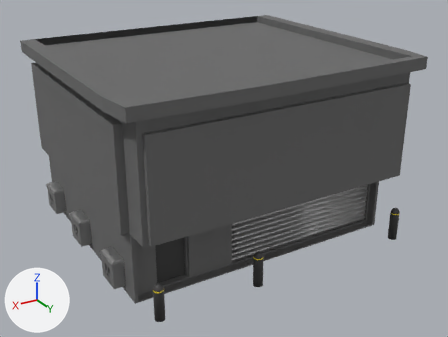
Before and after pictures for a commit that changed the OBJ model InfiniteRunner/Assets/Models/Buildings/garage.obj.
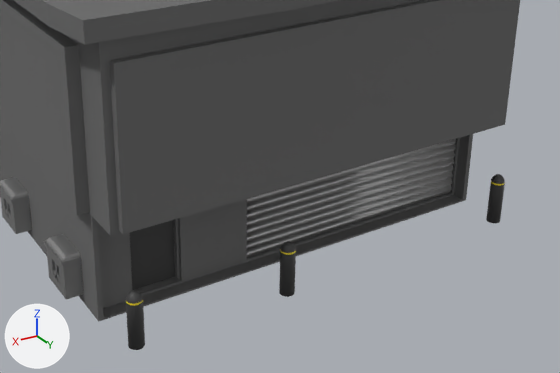
There are two pictures of each version: one whole from a camera (50 mm lens) standing at (17.5, 30.4, 18.4) and looking at (0.0, 1.2, 3.8), one close up on the part from 16% to 97% of the width and 28% to 100% of the height. The axes (+X, +Y, +Z) are drawn at lower left. The lights are the same throughout. Where no turn or scale is listed for an object, it has been applied to the vertices. Vertices at the same position are counted once.

In view in the first close-up: 'AC_Unit.005_Cube.079', 'AC_Unit.006_Cube.080', 'Cube.047_Cube.074', 'Plane.024_Plane.049', 'Sphere'.
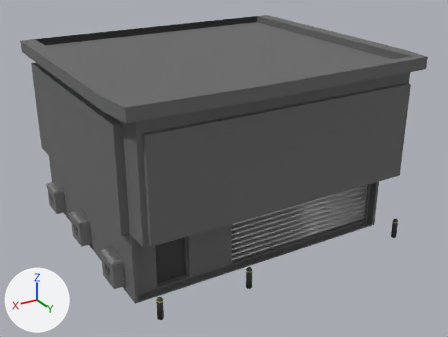
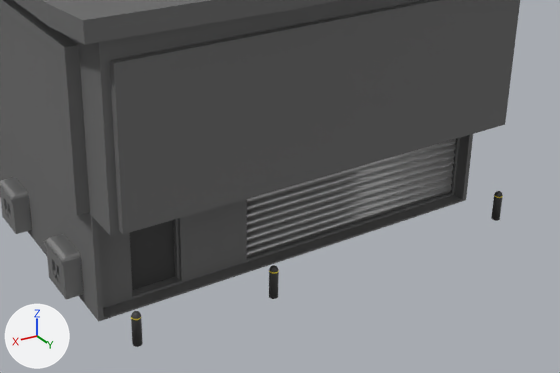
The newer file is also turned or shifted as a whole; pictures and numbers use the older file's frame.

Pixel boxes (x1, y1, x2, y2) of what changed, in the close-ups (560 x 373 px; the box of a moved part takes in the faces that stretch with it):
```json
{"object": "Sphere", "change": "reshaped", "before": [126, 174, 505, 350], "after": [131, 191, 503, 347], "on screen": "11% shorter"}
{"part": 1, "of": "me_sphere", "change": "moved or reshaped", "before": [486, 174, 505, 223], "after": [491, 191, 503, 221]}
{"part": 2, "of": "me_sphere", "change": "moved or reshaped", "before": [279, 241, 296, 297], "after": [269, 265, 279, 299]}
{"part": 3, "of": "me_sphere", "change": "moved or reshaped", "before": [126, 290, 145, 350], "after": [131, 311, 143, 347]}
```

The change, as JSON lines over the scene's bpy script:
```json
{"block": "me_sphere", "where": "me_sphere.from_pydata(...)  # 870 vertices, 960 faces; spans x -8.0..7.8, y 7.6..8.1, z 0.0..2.0"}
{"block": "me_sphere", "where": "# used by ob_sphere; location = (0.0, 0.0, 0.0)"}
{"block": "me_sphere", "change": "me_sphere part 1: the loose piece of 290 vertices spanning x -8.0..-7.5, y 7.6..8.1, z 0.0..2.0 is scaled about its middle by 0.606, then moved by (-0.1, 0.0, -0.4)"}
{"block": "me_sphere", "change": "me_sphere part 2: the loose piece of 290 vertices spanning x 1.6..2.1, y 7.6..8.1, z 0.0..2.0 is scaled about its middle by 0.606, then moved by (0.6, 0.0, -0.4)"}
{"block": "me_sphere", "change": "me_sphere part 3: the loose piece of 290 vertices spanning x 7.2..7.8, y 7.6..8.1, z 0.0..2.0 is scaled about its middle by 0.606, then moved by (0.0, 0.0, -0.4)"}
```
